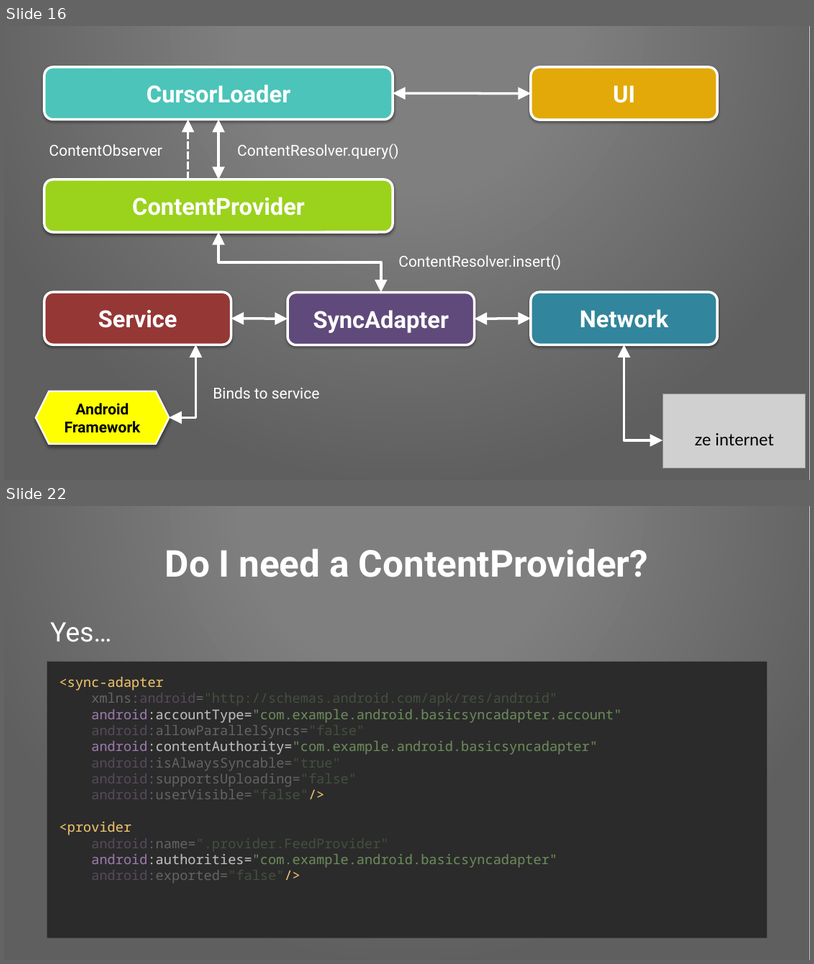
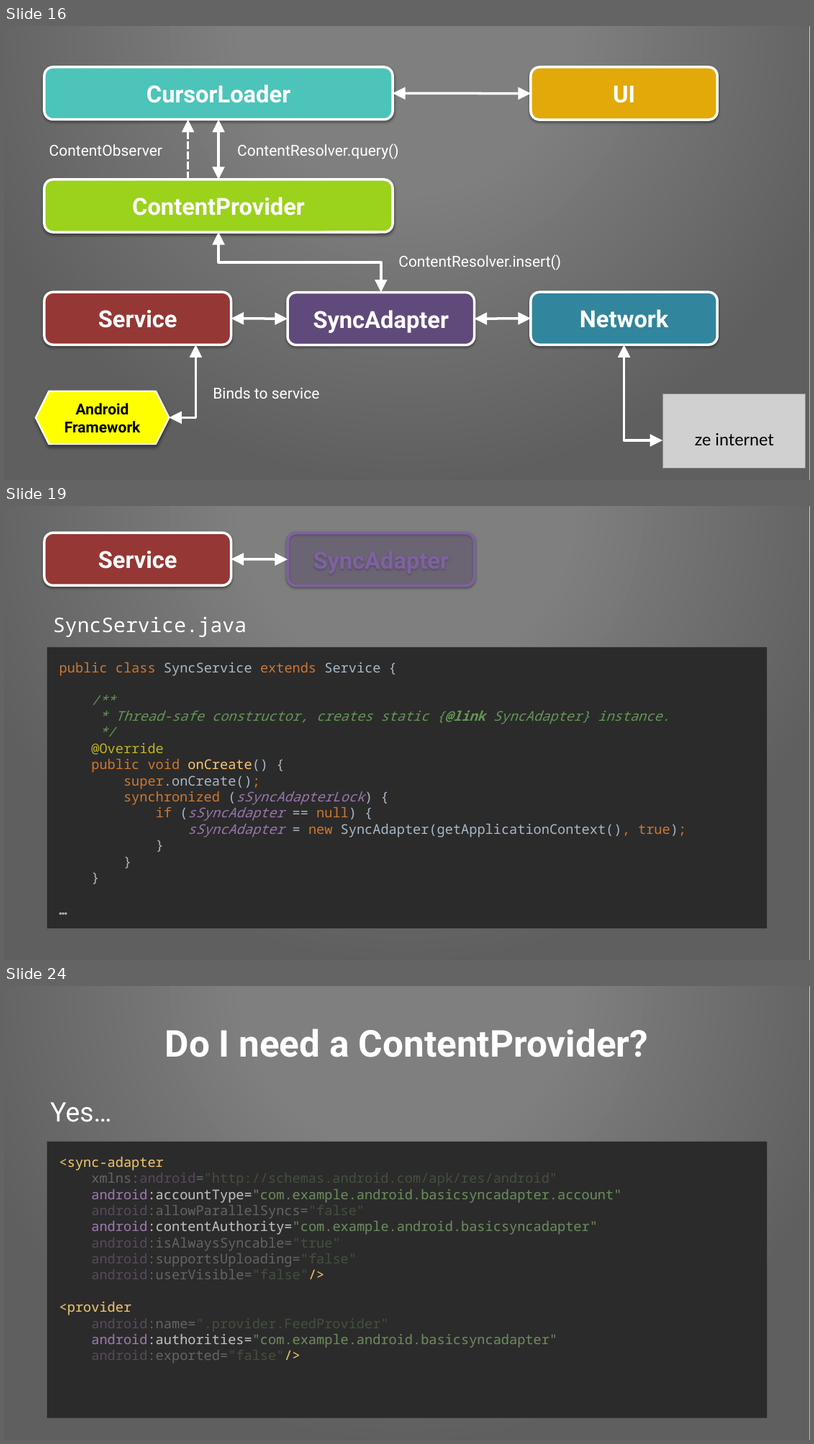
Before and after one commit to Pixplicity/sync-demo, a slide deck: I've been doing some syncing.pptx. Shown one above the other, each under a label of ours: slides 16 and 22 before the commit, slides 16, 19 and 24 after it; the slides between them are not shown. The pictures are 814x964 and 814x1444 pixels, drawn with LibreOffice and Linux fonts; fonts in the diff are those of the drawing; grey boxes stand for pictures; background and template pictures are left out. Boxes give left, top, right and bottom in pixels: in the first picture for what was removed or moved away, otherwise in the second. Text is boxed around its words. In the diff, an @@ line names an element or a change of style, - is before the commit and + after.

```diff
--- a/I've been doing some syncing.pptx
+++ b/I've been doing some syncing.pptx
@@ slide 19 added at (x1=4, y1=506, x2=810, y2=960), background picture (left out); not listed: 1 template element that a slide beside it also shows @@
@@ rounded rectangle added at (x1=44, y1=533, x2=232, y2=585), fill #953735, outline #FFFFFF 3 pt, 28 pt, text #FFFFFF, bold @@
+Service
@@ rounded rectangle added at (x1=288, y1=533, x2=475, y2=586), fill #604A7B at 30% opacity, outline #7E62A0 3 pt, 28 pt, text #7E62A0, bold @@
+SyncAdapter
@@ double arrow added from (232, 559) to (288, 559), #FFFFFF 3 pt @@
@@ text added at (x1=53, y1=617, x2=247, y2=637), 24 pt, text #FFFFFF @@
+SyncService.java
@@ rectangle added at (x1=47, y1=647, x2=767, y2=928), fill #2B2B2B, 16 pt, text #A9B7C6 @@
+public class SyncService extends Service {
+/**
+* Thread-safe constructor, creates static {@link SyncAdapter} instance.
+*/
+@Override
+public void onCreate() {
+super.onCreate();
+synchronized (sSyncAdapterLock) {
+if (sSyncAdapter == null) {
+sSyncAdapter = new SyncAdapter(getApplicationContext(), true);
+}
+}
+}
+…
@@ what was slide 22 is now slide 24 @@
```
Also in this commit, not shown: 5 slides changed, 2 other slides added, 1 slide removed.
